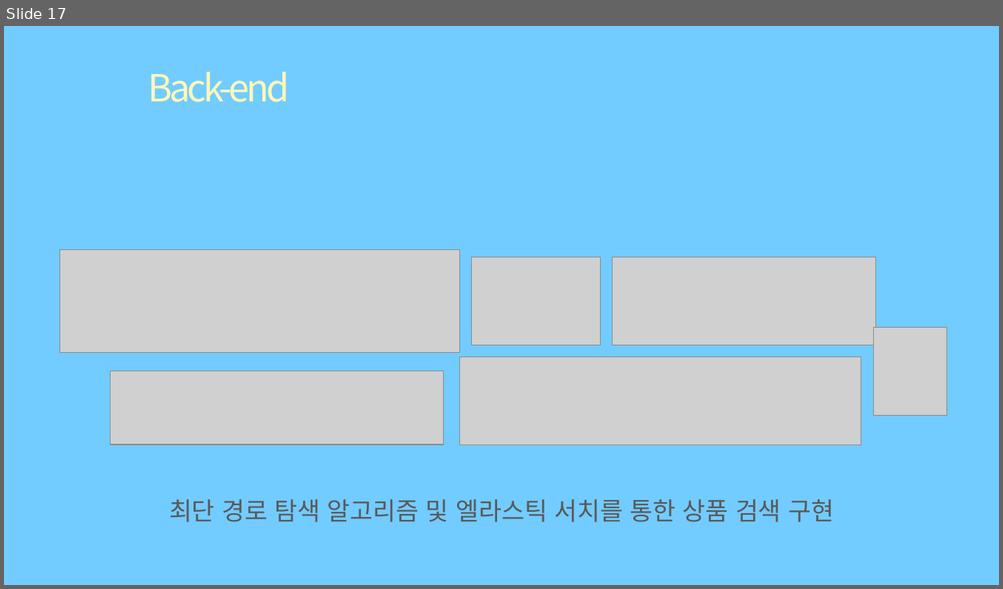
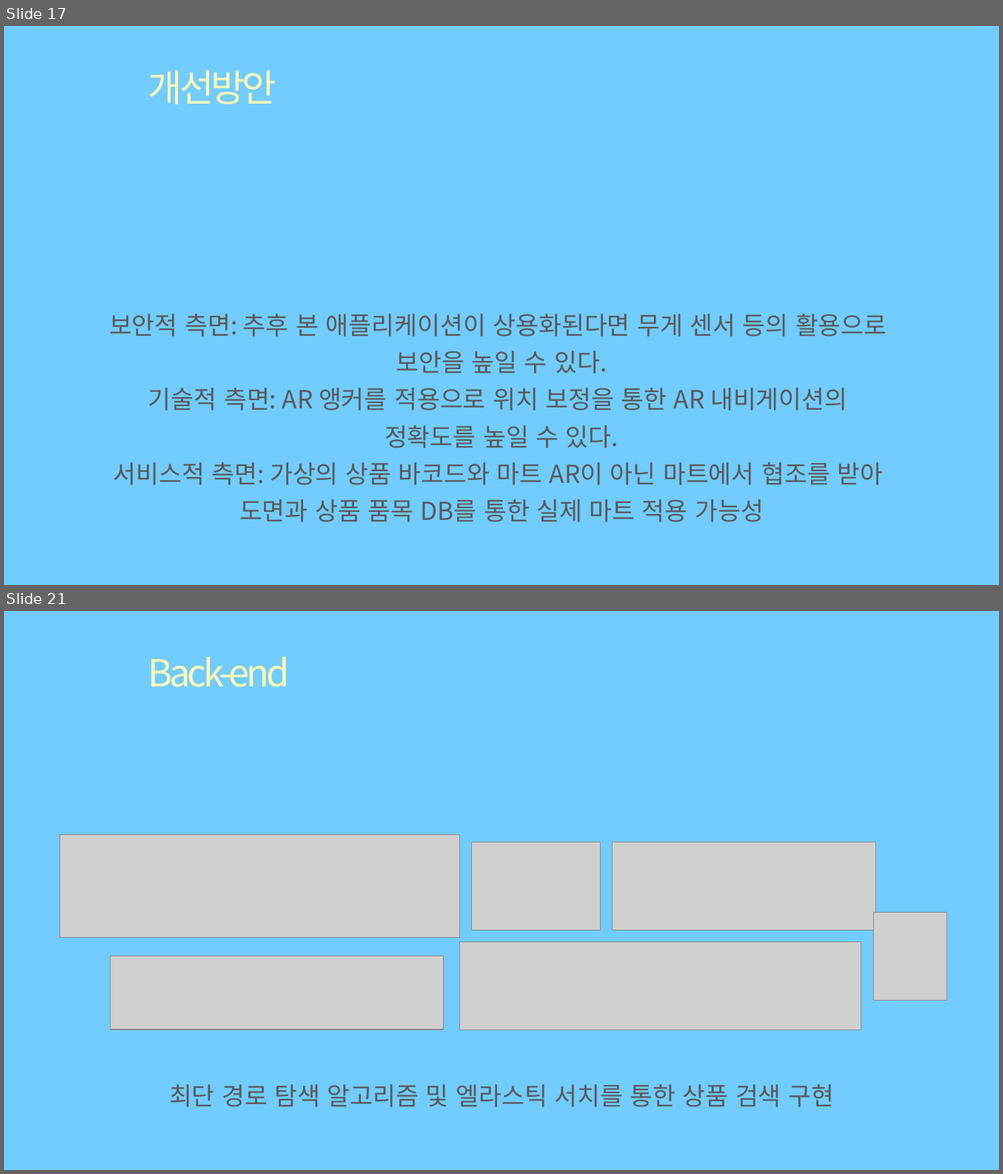
Before and after one commit to eunbicho/mmARt, a slide deck: A405최종발표.pptx. Shown one above the other, each under a label of ours: slide 17 before the commit, slides 17 and 21 after it; the slides between them are not shown. The pictures are 1003x589 and 1003x1174 pixels, drawn with LibreOffice and Linux fonts; fonts in the diff are those of the drawing; grey boxes stand for pictures; background and template pictures are left out. Boxes give left, top, right and bottom in pixels: in the first picture for what was removed or moved away, otherwise in the second. Text is boxed around its words. In the diff, an @@ line names an element or a change of style, - is before the commit and + after.

```diff
--- a/A405최종발표.pptx
+++ b/A405최종발표.pptx
@@ slide 17 added at <box>4,26,999,585</box>, background #72CCFF @@
@@ title added at <box>148,70,276,104</box>, 36 pt, text #FFF8B8 @@
+개선방안
@@ text added at <box>109,314,887,523</box>, 24 pt, text #595959 @@
+보안적 측면: 추후 본 애플리케이션이 상용화된다면 무게 센서 등의 활용으로
+보안을 높일 수 있다.
+기술적 측면: AR 앵커를 적용으로 위치 보정을 통한 AR 내비게이션의
+정확도를 높일 수 있다.
+서비스적 측면: 가상의 상품 바코드와 마트 AR이 아닌 마트에서 협조를 받아
+도면과 상품 품목 DB를 통한 실제 마트 적용 가능성
@@ what was slide 17 is now slide 21 @@
```
Also in this commit, not shown: 6 slides changed, 4 other slides added, 3 slides removed.
